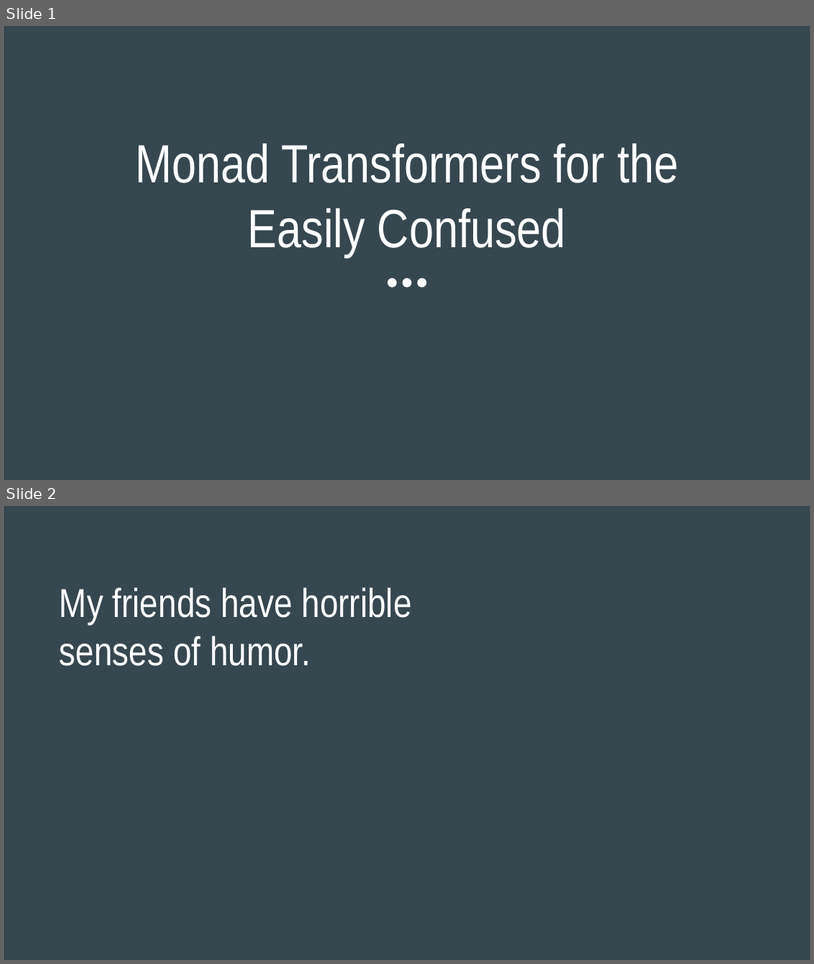
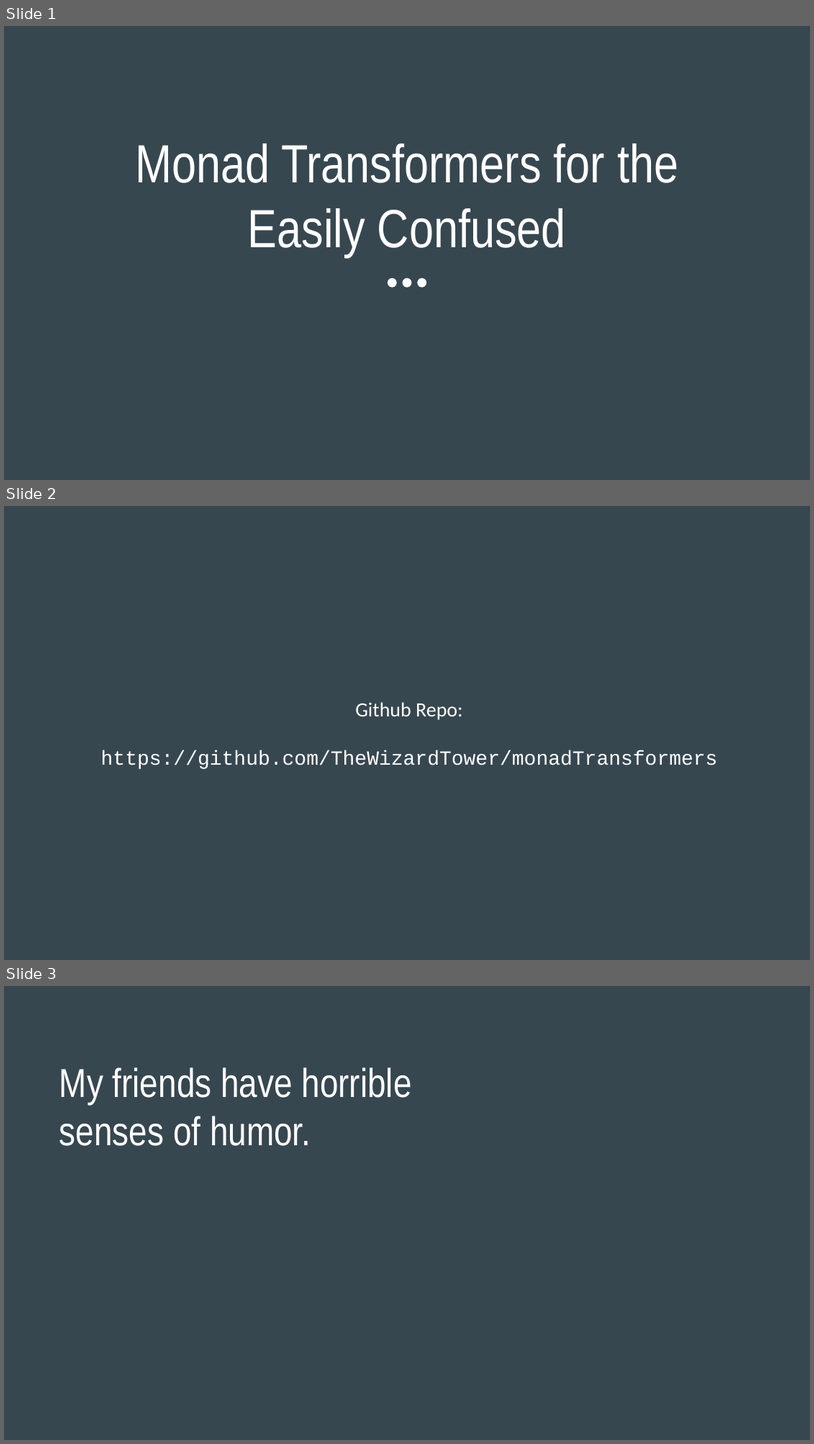
Before and after one commit to TheWizardTower/monadTransformers, a slide deck: Slides.pptx. Shown one above the other, each under a label of ours: slides 1 and 2 before the commit, slides 1, 2 and 3 after it. The pictures are 814x964 and 814x1444 pixels, drawn with LibreOffice and Linux fonts; fonts in the diff are those of the drawing. Boxes give left, top, right and bottom in pixels: in the first picture for what was removed or moved away, otherwise in the second. Text is boxed around its words. In the diff, an @@ line names an element or a change of style, - is before the commit and + after.

Commit message:
Added a slide for the repo URL.

```diff
--- a/Slides.pptx
+++ b/Slides.pptx
@@ slide 2 added at [4, 506, 810, 960], background #37474F @@
@@ title added at [101, 702, 718, 769], 18 pt, text #FFFFFF @@
+Github Repo:
+https://github.com/TheWizardTower/monadTransformers
@@ what was slide 2 is now slide 3 @@
```
Also in this commit, not shown: 1 other file.
